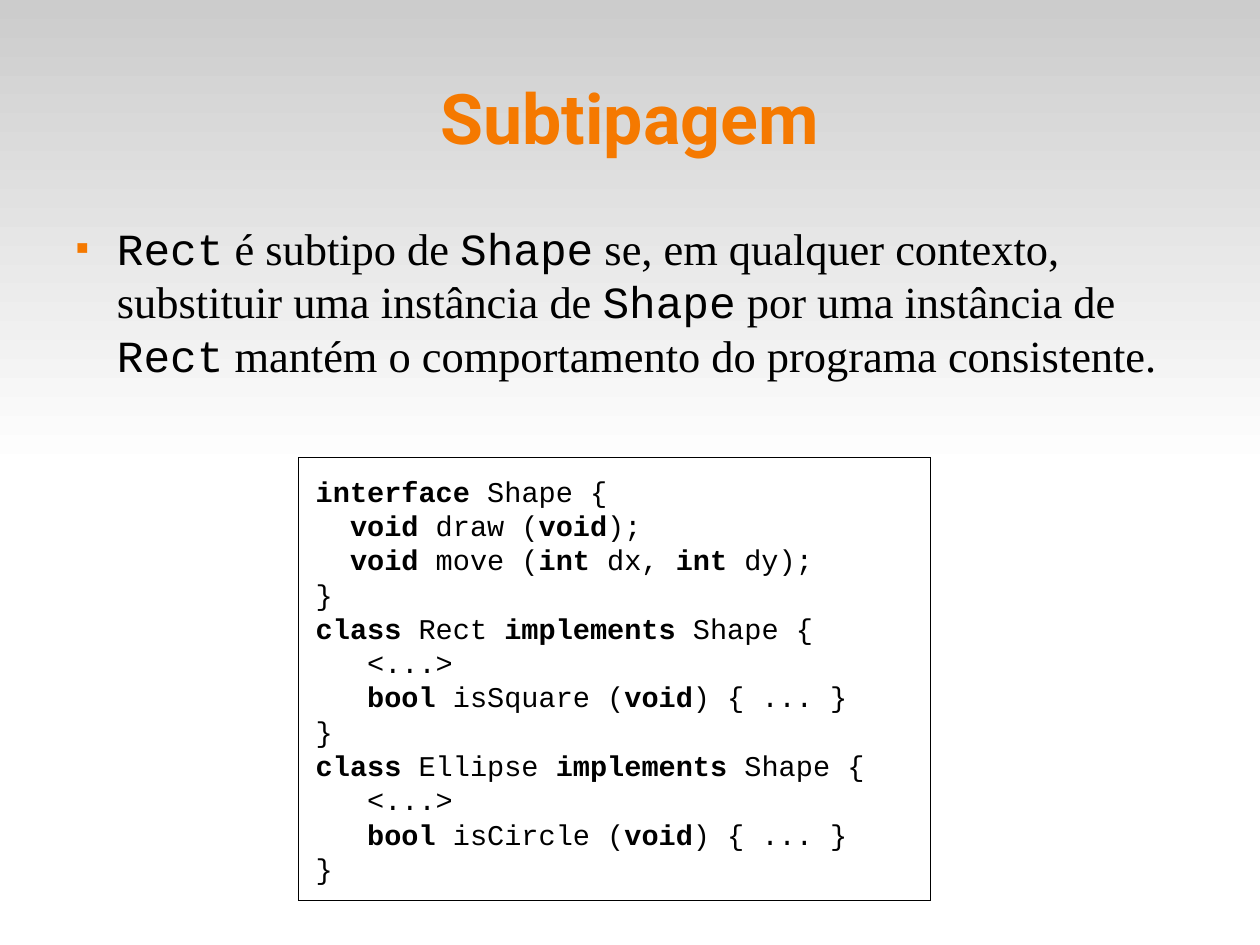
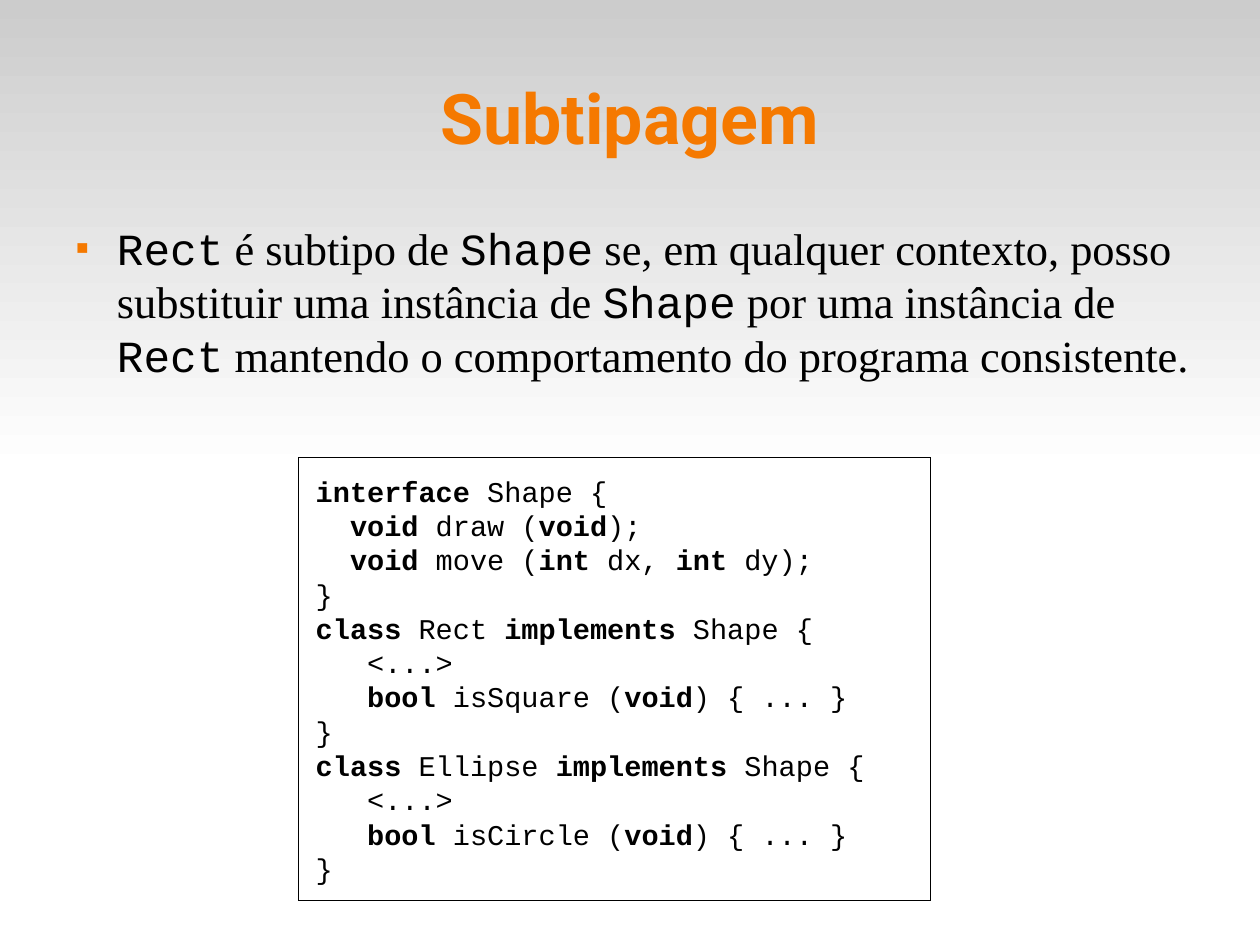
Before and after one commit to fsantanna-uerj/EDL, a slide deck: slide 20 of slides/edl-09-oo.odp. Drawn at 1260x945 pixels with LibreOffice and Linux fonts; fonts in the diff are those of the drawing. Boxes give left, top, right and bottom in pixels: in the first picture for what was removed or moved away, otherwise in the second. Text is boxed around its words. In the diff, an @@ line names an element or a change of style, - is before the commit and + after.

```diff
--- a/slides/edl-09-oo.odp
+++ b/slides/edl-09-oo.odp
@@ text at (x1=117, y1=234, x2=1188, y2=381): text changed @@
-■ Rect é subtipo de Shape se, em qualquer contexto, substituir uma instância de Shape por uma instância de Rect mantém o comportamento do programa consistente.
+■ Rect é subtipo de Shape se, em qualquer contexto, posso substituir uma instância de Shape por uma instância de Rect mantendo o comportamento do programa consistente.
```
Also in this commit, not shown: 3 other slides changed, 1 slide removed, 2 other files.
